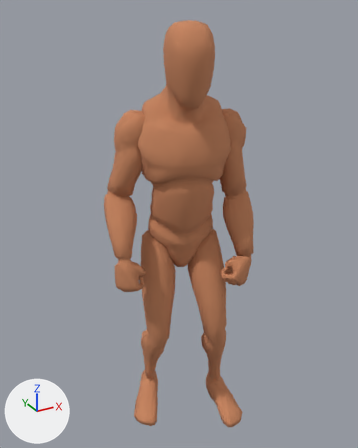
Before and after pictures for a commit that changed the Blender file rigs/human/animation-human-death-C.blend.
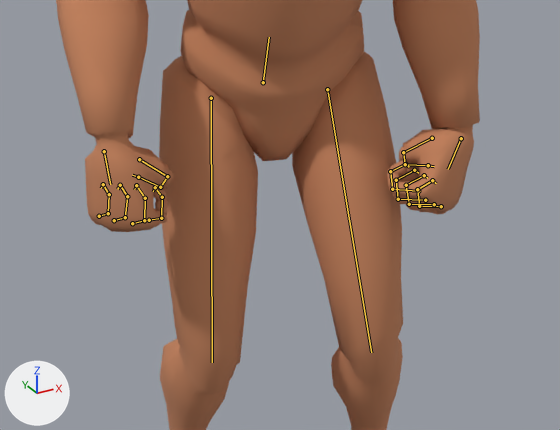
Old and new are each drawn whole from a 50 mm camera at (-0.924, -1.653, 1.786) aimed at (-0.01, 0.008, 0.956) and again close up on the part from 24% to 79% of the width and 47% to 81% of the height. The axes (+X, +Y, +Z) are drawn at lower left. The lights are the same throughout. The older version's two pictures come first. Both versions are drawn at frame 0 of the action 'Death_C'; the numbers are the values there. The bones that change, and the others that lie on the model, are drawn over the model as lines in the close-ups.

The first close-up shows 'Mannequin'.
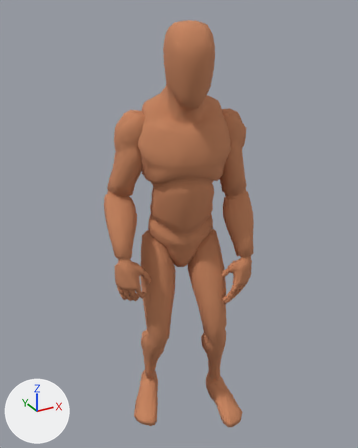
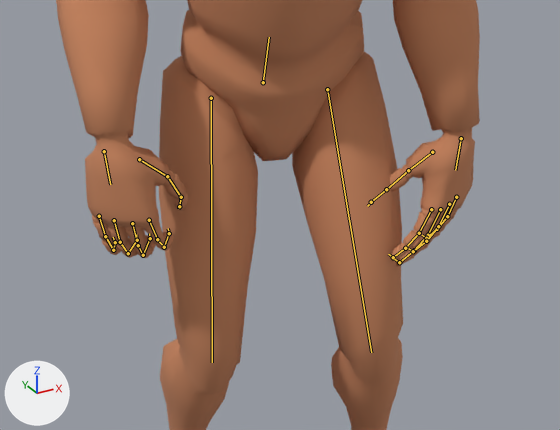
Pixel boxes (x1, y1, x2, y2) of what changed, in the close-ups (560 x 430 px):
'Mannequin', posed: (56, 0, 480, 430) in both

The change in detail:
Bone 'CTRL_Arm_L' (bone_ctrl_arm_l) turns from (131, 21, 89) to (103, 26, 92) degrees about its own x, y and z.
Bone 'DRV_f_index_01_L' (bone_drv_f_index_01_l) turns from (72, -4, 1) to (12, -8, 6) degrees about its own x, y and z.
Bone 'DRV_f_index_02_L' (bone_drv_f_index_02_l) turns from (72, 2, -3) to (14, 0, 0) degrees about its own x, y and z.
Bone 'DRV_f_index_03_L' (bone_drv_f_index_03_l) turns from (72, 1, -11) to (11, -2, -9) degrees about its own x, y and z.
Bone 'DRV_f_middle_01_L' (bone_drv_f_middle_01_l) turns from (72, -2, 3) to (13, -7, 6) degrees about its own x, y and z.
Bone 'DRV_f_middle_02_L' (bone_drv_f_middle_02_l) turns from (72, 5, -2) to (14, 2, 0) degrees about its own x, y and z.
Bone 'DRV_f_middle_03_L' (bone_drv_f_middle_03_l) turns from (72, 3, -9) to (11, -1, -9) degrees about its own x, y and z.
Bone 'DRV_f_pinky_01_L' (bone_drv_f_pinky_01_l) turns from (72, -1, 3) to (13, -5, 6) degrees about its own x, y and z.
Bone 'DRV_f_pinky_02_L' (bone_drv_f_pinky_02_l) turns from (72, 6, -1) to (13, 5, 0) degrees about its own x, y and z.
Bone 'DRV_f_pinky_03_L' (bone_drv_f_pinky_03_l) turns from (72, 4, -9) to (11, 1, -9) degrees about its own x, y and z.
Bone 'DRV_f_Ring_01_L' (bone_drv_f_ring_01_l) turns from (72, -2, 2) to (13, -6, 6) degrees about its own x, y and z.
Bone 'DRV_f_Ring_02_L' (bone_drv_f_ring_02_l) turns from (72, 4, -2) to (14, 3, 0) degrees about its own x, y and z.
Bone 'DRV_f_Ring_03_L' (bone_drv_f_ring_03_l) turns from (72, 3, -10) to (11, 0, -9) degrees about its own x, y and z.
Bone 'DRV_thumb_02_L' (bone_drv_thumb_02_l) turns from (64, -2, 46) to (0, 0, 0) degrees about its own x, y and z.
Bone 'DRV_thumb_03_L' (bone_drv_thumb_03_l) turns from (61, -8, 32) to (0, 0, 0) degrees about its own x, y and z.
Bone 'DRV_f_index_01_R' (bone_drv_f_index_01_r) turns from (70, -5, 10) to (22, -6, 10) degrees about its own x, y and z.
Bone 'DRV_f_index_02_R' (bone_drv_f_index_02_r) turns from (70, -5, 10) to (23, 6, 9) degrees about its own x, y and z.
Bone 'DRV_f_middle_01_R' (bone_drv_f_middle_01_r) turns from (70, -7, 8) to (18, -6, 11) degrees about its own x, y and z.
Bone 'DRV_f_middle_02_R' (bone_drv_f_middle_02_r) turns from (70, -7, 8) to (20, 5, 8) degrees about its own x, y and z.
Bone 'DRV_f_pinky_01_R' (bone_drv_f_pinky_01_r) turns from (70, -8, 7) to (10, -8, -7) degrees about its own x, y and z.
Bone 'DRV_f_pinky_02_R' (bone_drv_f_pinky_02_r) turns from (70, -8, 7) to (11, -9, -7) degrees about its own x, y and z.
Bone 'DRV_f_Ring_01_R' (bone_drv_f_ring_01_r) turns from (70, -7, 9) to (16, 3, 6) degrees about its own x, y and z.
Bone 'DRV_f_Ring_02_R' (bone_drv_f_ring_02_r) turns from (70, -7, 9) to (16, 3, 0) degrees about its own x, y and z.
Bone 'DRV_thumb_02_R' (bone_drv_thumb_02_r) turns from (67, 5, -9) to (26, 2, 2) degrees about its own x, y and z.
Bone 'DRV_thumb_03_R' (bone_drv_thumb_03_r) turns from (66, 9, -6) to (26, 14, 2) degrees about its own x, y and z.
